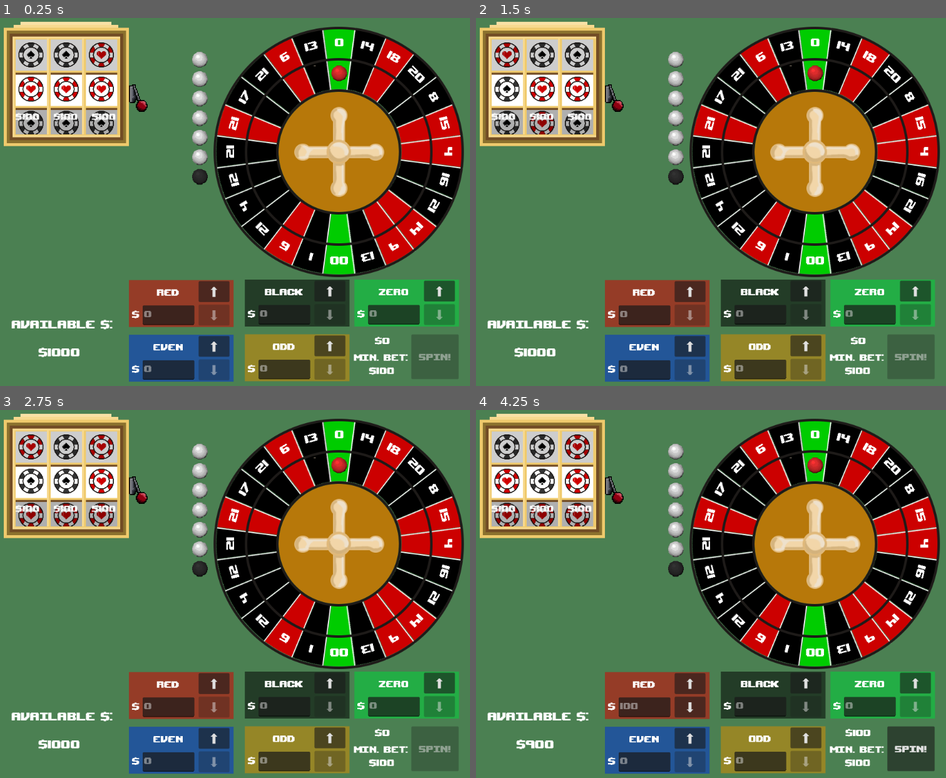
Above: before the commit, frames 1-4 (two rows, left to right).
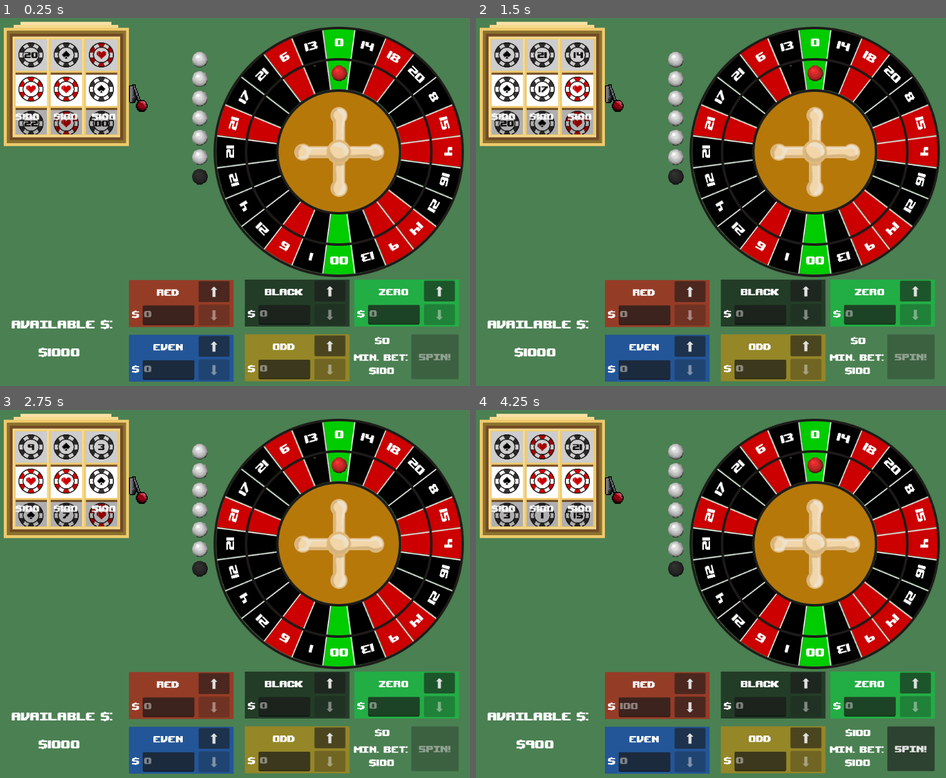
Above: after the commit, the same moments.

Repository: RossRKK/gmtk-game-jam-2025
Game: Godot game, scene res://scenes/roulette_scene.tscn
Two runs of this game, one before a commit and one after it. Both use one fixed random seed, a clock stepped at 60 frames per second and the inputs below. Sound files missing from this copy of the repository are replaced by a short silence.
Inputs (mouse positions are in pixels of both pictures, inside the frame that each line leads up to):
- Up to frame 1 (0.25 s): no input
- Up to frame 2 (1.5 s): click (508, 87) at 0.52 s; click (541, 87) at 1.27 s
- Up to frame 3 (2.75 s): click (103, 479) at 2.02 s
- Up to frame 4 (4.25 s): click "⬆" at 2.75 s; click (617, 476) at 3.5 s

The runs differ from the first frame. In frame 1, 0.3% of the frame differs, in the area x 5-24%, y 8-32%; in frame 2, 0.5%; in frame 3, 0.7%, in the area x 4-24%, y 6-32%; in frame 4, 0.7%.

Commit message:
You can change numbers now

Diff:
--- a/scripts/power_up.gd
+++ b/scripts/power_up.gd
@@ -4,6 +4,8 @@
 var game: Game = Game.get_instance()
 
 static var random: RandomNumberGenerator = RandomNumberGenerator.new()
+
+const BASIC_WEIGHT = 1
 
 @export var base_price: float = 100
 
@@ -12,7 +14,13 @@
 		PowerUpMakeColour.new_black,
 		PowerUpMakeColour.new_red,
 	]
-	var power_up: PowerUp = power_ups[random.randi_range(0, power_ups.size()-1)].call()
+	var weights: Array[int] = [12 * BASIC_WEIGHT, 12 * BASIC_WEIGHT]
+
+	for i in range(Game.get_instance().WHEEL_SIZE):
+		weights.append(BASIC_WEIGHT)
+		power_ups.append(PowerUpMakeNumber.make_with_number.bind(i))
+
+	var power_up: PowerUp = power_ups[random.rand_weighted(weights)].call()
 
 	power_up.scale.x = 0.2
 	power_up.scale.y = 0.2
--- /dev/null
+++ b/scripts/power_ups/power_up_make_number.gd
@@ -0,0 +1,23 @@
+class_name PowerUpMakeNumber
+extends PowerUp
+
+var number: int
+
+static func make_with_number(num: int) -> PowerUpMakeNumber:
+	var power_up = PowerUpMakeNumber.new(num)
+	power_up.texture_normal = load("res://assets/png/nums/%02d.png" % num)
+
+	return power_up
+
+func _init(num: int) -> void:
+	base_price = 100.
+	number = num
+
+
+func segment_clicked(segment: Segment) -> void:
+	segment.number = number
+	game.event_bus.segment_clicked.disconnect(segment_clicked)
+
+func activate() -> void:
+	super.activate()
+	game.event_bus.segment_clicked.connect(segment_clicked)
Binary file added: assets/png/nums/00.png
Not shown, added: assets/png/nums/00.png.import
Binary file added: assets/png/nums/01.png
Not shown, added: assets/png/nums/01.png.import
Binary file added: assets/png/nums/02.png
Not shown, added: assets/png/nums/02.png.import
Binary file added: assets/png/nums/03.png
Not shown, added: assets/png/nums/03.png.import
Binary file added: assets/png/nums/04.png
Not shown, added: assets/png/nums/04.png.import
Binary file added: assets/png/nums/05.png
Not shown, added: assets/png/nums/05.png.import
(and 44 more such lines)
